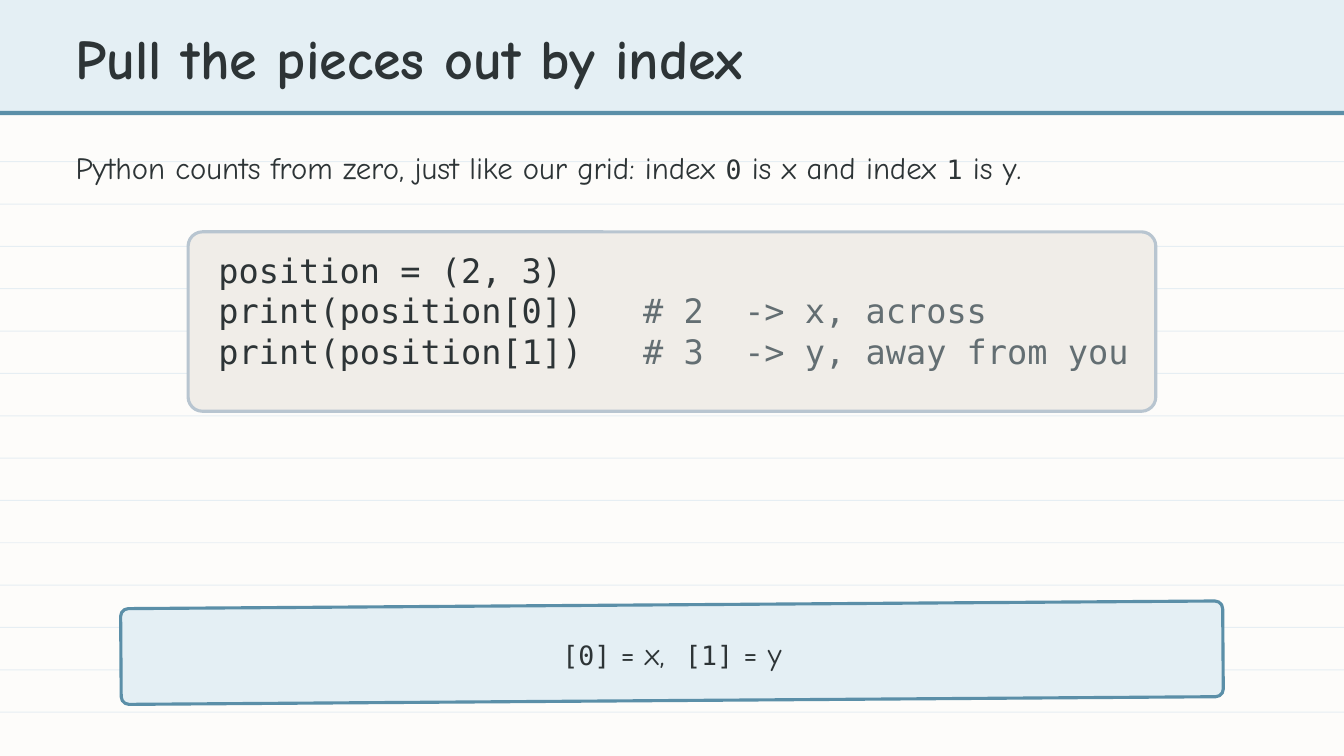
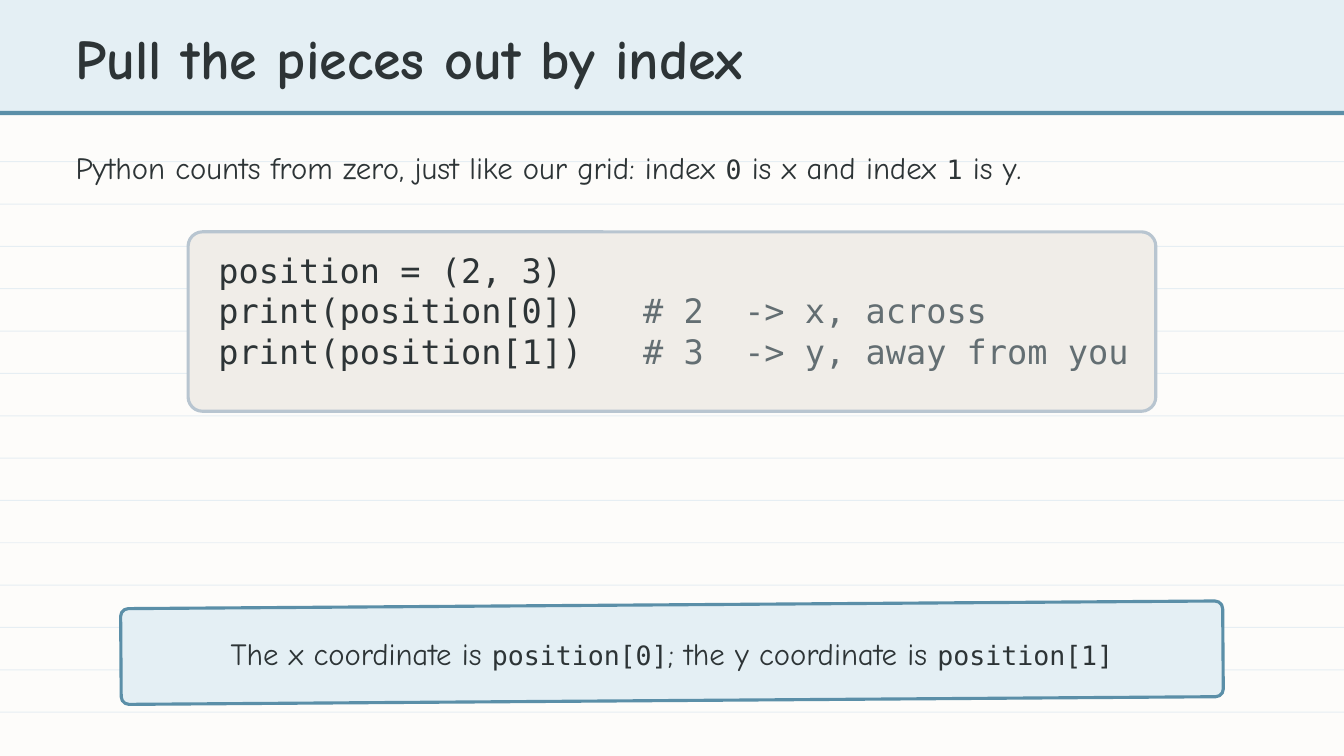
Before and after one commit to bradamiller/LearningPython, a slide deck: slide 4 of static/slides/module-04-manhattan/module-4-lesson-02-tuples.pptx. Drawn at 1344x756 pixels with LibreOffice and Linux fonts; fonts in the diff are those of the drawing. Boxes give left, top, right and bottom in pixels: in the first picture for what was removed or moved away, otherwise in the second. Text is boxed around its words. In the diff, an @@ line names an element or a change of style, - is before the commit and + after.

```diff
--- a/static/slides/module-04-manhattan/module-4-lesson-02-tuples.pptx
+++ b/static/slides/module-04-manhattan/module-4-lesson-02-tuples.pptx
@@ text at [231, 644, 1113, 671]: text changed; size 19 to 22 pt; font DejaVu Sans Mono to Comic Neue @@
-[0] = x, [1] = y
+The x coordinate is position[0]; the y coordinate is position[1]
```
Also in this commit, not shown: 1 other slide changed, 2 other files.
